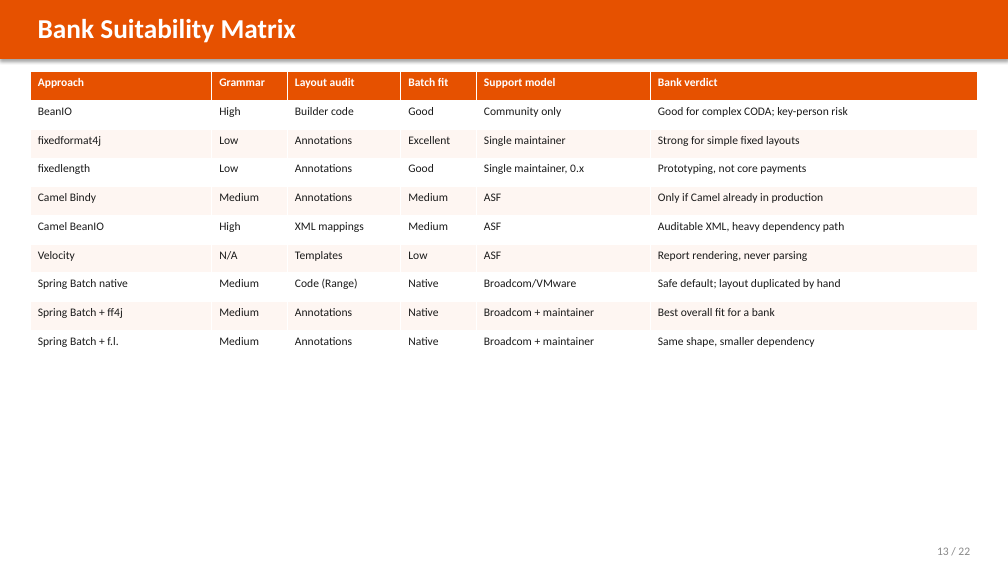
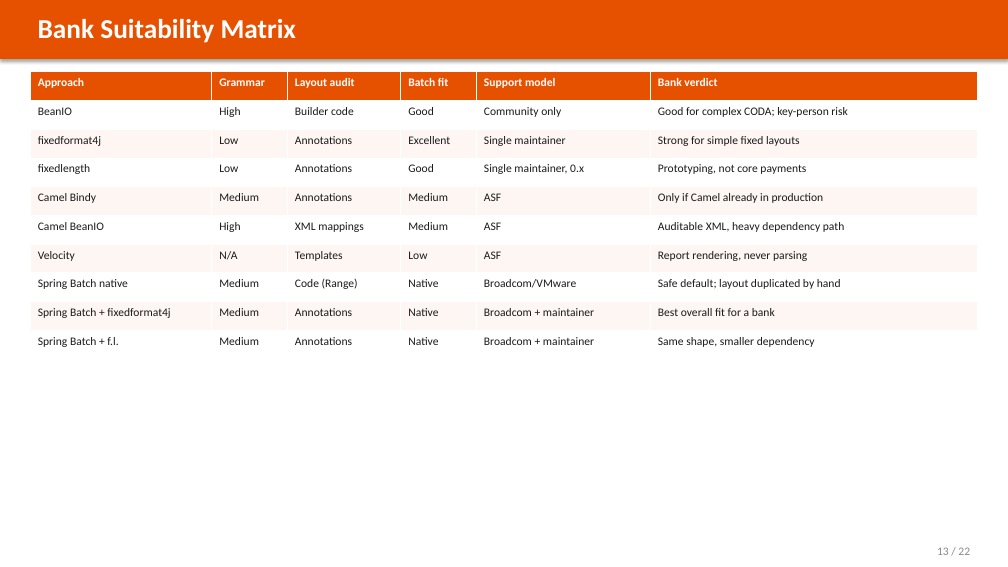
Before and after one commit to wallaceespindola/fixed-length-converters, a slide deck: slide 13 of docs/slides/banking-parser-platform.pptx. Drawn at 1008x567 pixels with LibreOffice and Linux fonts; fonts in the diff are those of the drawing. Boxes give left, top, right and bottom in pixels: in the first picture for what was removed or moved away, otherwise in the second. Text is boxed around its words. In the diff, an @@ line names an element or a change of style, - is before the commit and + after.

Commit message:
refactor!: rename SPRING_BATCH_FF4J, retitle the platform
SPRING_BATCH_FF4J used an abbreviation the rest of the codebase does not: the
plain library constant is FIXFORMAT4J. The hybrid is now
SPRING_BATCH_FIXFORMAT4J, and the classes follow the FixedFormat4J spelling
already used by CodaFixedFormat4JStrategy and FixedFormat4JFormatter:

  SpringBatchFf4jFormatter      -> SpringBatchFixedFormat4JFormatter
  CodaSpringBatchFf4jStrategy   -> CodaSpringBatchFixedFormat4JStrategy
  SwiftSpringBatchFf4jStrategy  -> SwiftSpringBatchFixedFormat4JStrategy

JMH fields and benchmark methods, the frontend dropdown, LIBS array and chart
colours, every diagram (.mmd, .puml and the Mermaid copy in index.html), the
report generator's grouping list and all documentation follow. This is breaking
for anyone posting {"library":"SPRING_BATCH_FF4J"} to /api/batch/generate.

The product is also retitled "Banking Fixed-Length File Benchmark Platform" —
benchmarking is what it is for, and the name was inconsistent across the UI,
the OpenAPI title, the actuator description, the Makefile banner and the docs.

Verified: 149 tests green; a live run resolves CODA and SWIFT under the new
constant and logs 18 registered strategies; the browser confirms the Run All
columns stay aligned now that the longest Library value is 24 characters.

```diff
--- a/docs/slides/banking-parser-platform.pptx
+++ b/docs/slides/banking-parser-platform.pptx
@@ table at bbox=[30, 72, 978, 359] @@
-row 9, column 1: Spring Batch + ff4j
+row 9, column 1: Spring Batch + fixedformat4j
```
Also in this commit, not shown: 7 other slides changed, 29 other files.
